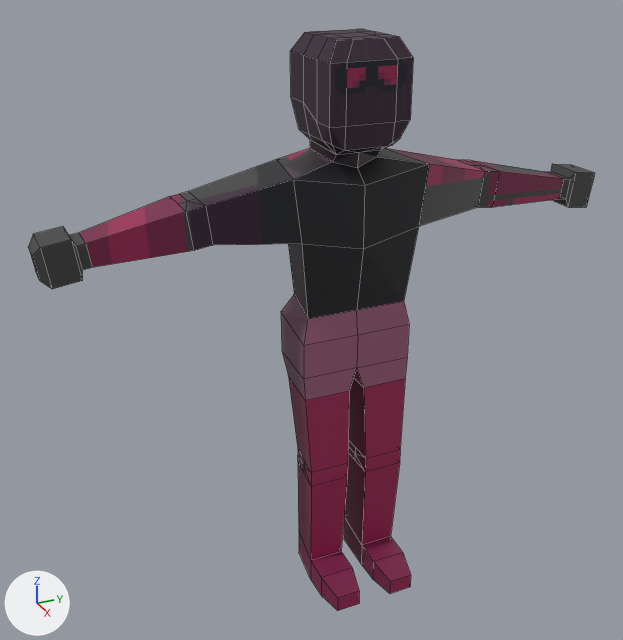
What one commit did to the Blender file assets/models/Agent.blend.
One viewpoint serves both versions: a 50 mm camera at (1.228, -0.644, 1.185) aimed at (-0.061, -0.064, 0.54). The lights are fixed; the arrows at lower left show +X, +Y and +Z. Mesh edges are drawn as thin lines.
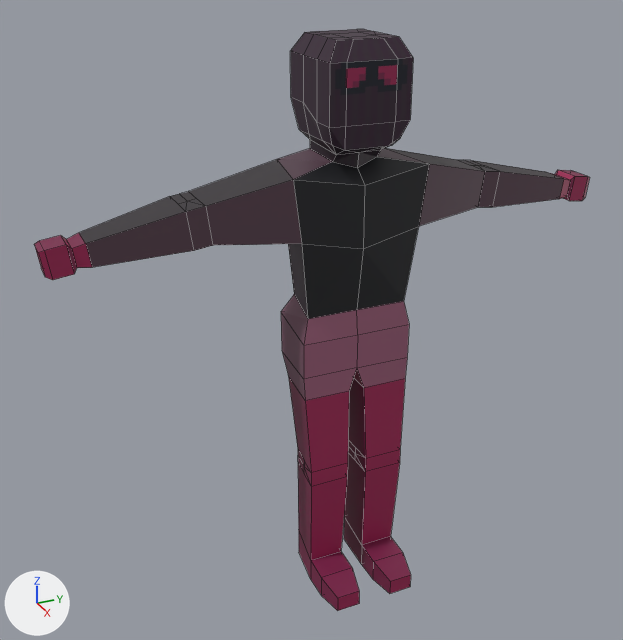
Location of each change, [x1, y1, x2, y2] in pixels of the pictures (623 x 640 px; the box of a moved part takes in the faces that stretch with it):
'Mesh', reshaped, surface changed: before [28, 29, 594, 611]; after [34, 29, 590, 611]
part 1 of me_cube, moved or reshaped: before [28, 226, 92, 289]; after [34, 233, 92, 280]
part 2 of me_cube, moved or reshaped: before [547, 164, 594, 207]; after [547, 170, 590, 201]
part 3 of me_cube, surface changed: [79, 148, 564, 267] in both

The change, as a list of edits to the scene's bpy script:
```text
Change me_cube:
    remove me_cube.from_pydata(...)  # 237 vertices, 246 faces; spans x -0.132..0.094, y -0.526..0.526, z -0.001..1.028
    add me_cube.from_pydata(...)  # 237 vertices, 246 faces; spans x -0.132..0.094, y -0.517..0.517, z -0.001..1.028
    me_cube part 1
    me_cube.vertices[109].co: (-0.035, -0.463, 0.747) -> (-0.04, -0.469, 0.743)  # pixel (75, 246) -> pixel (71, 248)
    me_cube.vertices[110].co: (-0.092, -0.463, 0.747) -> (-0.086, -0.469, 0.743)  # pixel (68, 235) -> pixel (66, 239)
    me_cube.vertices[111].co: (-0.035, -0.458, 0.708) -> (-0.04, -0.464, 0.711)  # pixel (82, 270) -> pixel (76, 267)
    me_cube.vertices[112].co: (-0.092, -0.458, 0.708) -> (-0.086, -0.464, 0.711)
    me_cube.vertices[113].co: (-0.029, -0.469, 0.761) -> (-0.039, -0.476, 0.75)  # pixel (71, 239) -> pixel (66, 244)
    me_cube.vertices[114].co: (-0.098, -0.469, 0.761) -> (-0.088, -0.476, 0.75)  # pixel (63, 226) -> pixel (60, 235)
    me_cube.vertices[115].co: (-0.029, -0.46, 0.694) -> (-0.039, -0.469, 0.702)  # pixel (82, 280) -> pixel (74, 274)
    me_cube.vertices[116].co: (-0.098, -0.46, 0.694) -> (-0.088, -0.469, 0.702)
    me_cube.vertices[117].co: (-0.029, -0.515, 0.755) -> (-0.039, -0.508, 0.746)  # pixel (40, 247) -> pixel (44, 250)
    me_cube.vertices[118].co: (-0.098, -0.515, 0.755) -> (-0.088, -0.508, 0.746)  # pixel (33, 233) -> pixel (39, 240)
    me_cube.vertices[119].co: (-0.029, -0.506, 0.688) -> (-0.039, -0.502, 0.698)  # pixel (52, 289) -> pixel (52, 280)
    me_cube.vertices[120].co: (-0.098, -0.506, 0.688) -> (-0.088, -0.502, 0.698)
    me_cube.vertices[121].co: (-0.042, -0.526, 0.74) -> (-0.042, -0.517, 0.743)  # pixel (32, 255) -> pixel (38, 252)
    me_cube.vertices[122].co: (-0.085, -0.526, 0.74) -> (-0.085, -0.517, 0.743)  # pixel (28, 246) -> pixel (34, 244)
    me_cube.vertices[123].co: (-0.042, -0.521, 0.699) -> (-0.042, -0.512, 0.703)  # pixel (39, 280) -> pixel (45, 277)
    me_cube.vertices[124].co: (-0.085, -0.521, 0.699) -> (-0.085, -0.512, 0.703)  # pixel (35, 271) -> pixel (41, 268)
    me_cube part 2
    me_cube.vertices[221].co: (-0.035, 0.463, 0.747) -> (-0.04, 0.469, 0.743)  # pixel (570, 178) -> pixel (570, 180)
    me_cube.vertices[222].co: (-0.092, 0.463, 0.747) -> (-0.086, 0.469, 0.743)  # pixel (551, 171) -> pixel (554, 174)
    me_cube.vertices[223].co: (-0.035, 0.458, 0.708) -> (-0.04, 0.464, 0.711)  # pixel (565, 199) -> pixel (566, 196)
    me_cube.vertices[224].co: (-0.092, 0.458, 0.708) -> (-0.086, 0.464, 0.711)
    me_cube.vertices[225].co: (-0.029, 0.469, 0.761) -> (-0.039, 0.476, 0.75)  # pixel (575, 172) -> pixel (574, 176)
    me_cube.vertices[226].co: (-0.098, 0.469, 0.761) -> (-0.088, 0.476, 0.75)  # pixel (552, 163) -> pixel (557, 169)
    me_cube.vertices[227].co: (-0.029, 0.46, 0.694) -> (-0.039, 0.469, 0.702)  # pixel (567, 207) -> pixel (568, 200)
    me_cube.vertices[228].co: (-0.098, 0.46, 0.694) -> (-0.088, 0.469, 0.702)
    me_cube.vertices[229].co: (-0.029, 0.515, 0.755) -> (-0.039, 0.508, 0.746)  # pixel (594, 172) -> pixel (587, 176)
    me_cube.vertices[230].co: (-0.098, 0.515, 0.755) -> (-0.088, 0.508, 0.746)  # pixel (570, 164) -> pixel (570, 170)
    me_cube.vertices[231].co: (-0.029, 0.506, 0.688) -> (-0.039, 0.502, 0.698)  # pixel (586, 207) -> pixel (582, 200)
    me_cube.vertices[232].co: (-0.098, 0.506, 0.688) -> (-0.088, 0.502, 0.698)
    me_cube.vertices[233].co: (-0.042, 0.526, 0.74) -> (-0.042, 0.517, 0.743)  # pixel (593, 178) -> pixel (589, 177)
    me_cube.vertices[234].co: (-0.085, 0.526, 0.74) -> (-0.085, 0.517, 0.743)  # not seen -> pixel (575, 171)
    me_cube.vertices[235].co: (-0.042, 0.521, 0.699) -> (-0.042, 0.512, 0.703)  # pixel (588, 198) -> pixel (585, 197)
    me_cube.vertices[236].co: (-0.085, 0.521, 0.699) -> (-0.085, 0.512, 0.703)
    me_cube part 3: texture (UV) coordinates of 78 of 246 faces, centred in x -0.119..-0.012, y -0.523..0.523, z 0.691..0.83, changed; they spanned u 0.0..0.83, v 0.0..0.9 and now span u 0.05..0.23, v 0.01..0.73
```
